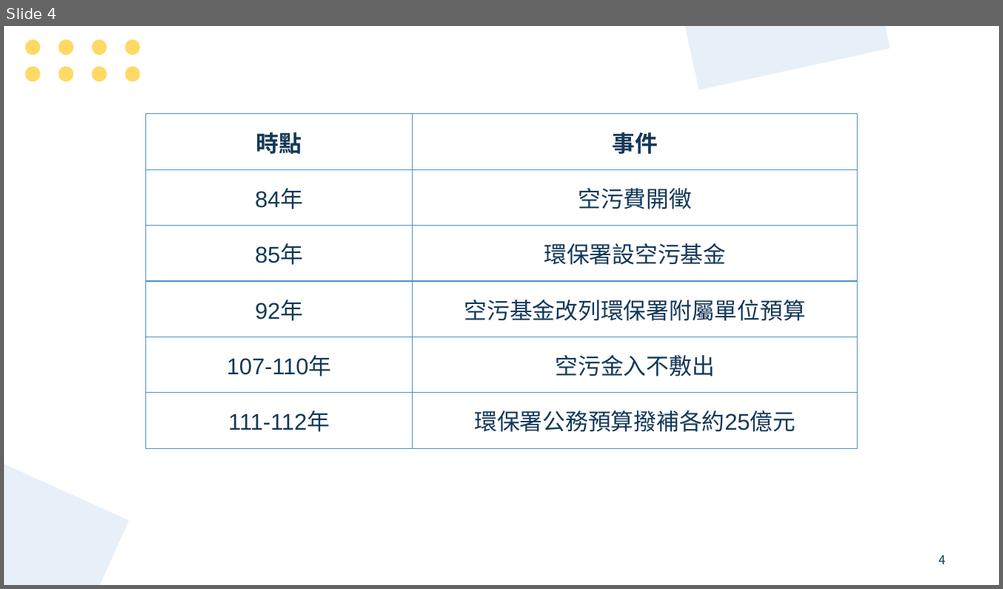
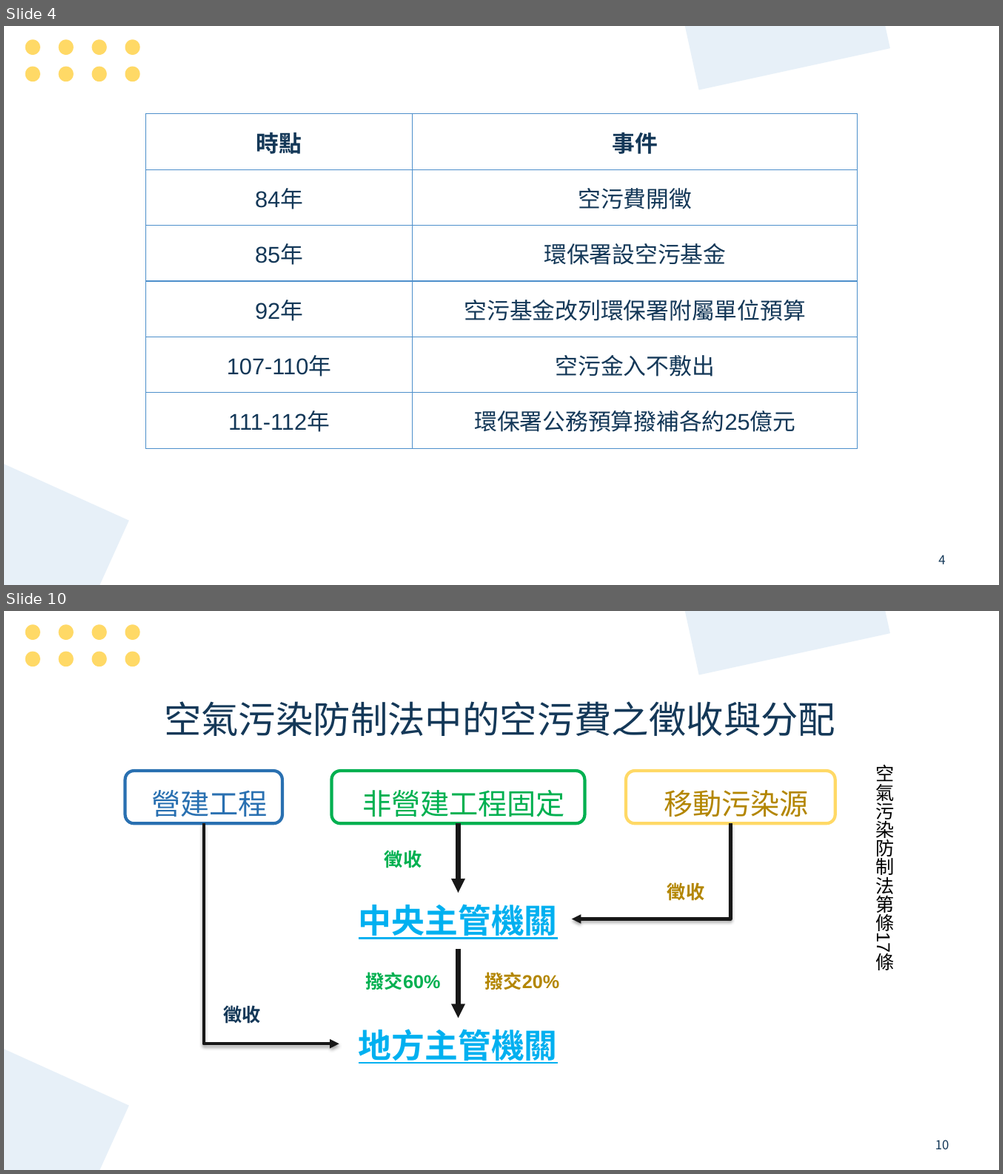
Before and after one commit to mt019/1121_Fiscal_Law, a slide deck: _material/_我的學期報告/_ppt/空氣污染防制基金.pptx. Shown one above the other, each under a label of ours: slide 4 before the commit, slides 4 and 10 after it; the slides between them are not shown. The pictures are 1003x589 and 1003x1174 pixels, drawn with LibreOffice and Linux fonts; fonts in the diff are those of the drawing. Boxes give left, top, right and bottom in pixels: in the first picture for what was removed or moved away, otherwise in the second. Text is boxed around its words. In the diff, an @@ line names an element or a change of style, - is before the commit and + after.

```diff
--- a/_material/_我的學期報告/_ppt/空氣污染防制基金.pptx
+++ b/_material/_我的學期報告/_ppt/空氣污染防制基金.pptx
@@ slide 10 added at box(4, 611, 999, 1170), background #FFFFFF; not listed: 11 template elements that a slide beside it also shows @@
@@ text added at box(164, 701, 835, 736), 36 pt, text #143858 @@
+空氣污染防制法中的空污費之徵收與分配
@@ text added at box(875, 764, 893, 934), 18 pt, text #000000 @@
+空氣污染防制法第條17條
@@ rounded rectangle added at box(125, 771, 282, 823), outline #2970B1 3 pt, 28 pt, text #2970B1 @@
+營建工程
@@ rounded rectangle added at box(332, 771, 584, 823), outline #00B050 3 pt, 28 pt, text #00B050 @@
+非營建工程固定
@@ rounded rectangle added at box(626, 771, 834, 823), outline #FFD966 3 pt, 28 pt, text #B28600 @@
+移動污染源
@@ elbow arrow added from (204, 823) to (339, 1045), #181818 3 pt @@
@@ arrow added from (458, 823) to (458, 893), #181818 4.5 pt @@
@@ elbow arrow added from (731, 823) to (572, 919), #181818 3 pt @@
@@ text added at box(384, 850, 421, 869), 18 pt, text #00B050, bold @@
+徵收
@@ text added at box(667, 883, 704, 901), 18 pt, text #B28600, bold @@
+徵收
@@ text added at box(358, 904, 558, 940), 32 pt, text #00B0F0, bold, underline @@
+中央主管機關
@@ arrow added from (458, 949) to (458, 1019), #181818 4.5 pt @@
@@ text added at box(366, 972, 441, 990), 18 pt, text #00B050, bold @@
+撥交60%
@@ text added at box(484, 972, 559, 990), 18 pt, text #B28600, bold @@
+撥交20%
@@ text added at box(224, 1005, 261, 1024), 18 pt, text #143858, bold @@
+徵收
@@ text added at box(358, 1029, 558, 1064), 32 pt, text #00B0F0, bold, underline @@
+地方主管機關
```
Also in this commit, not shown: 4 slides changed, 15 other slides added, 9 slides removed, 11 other files.
